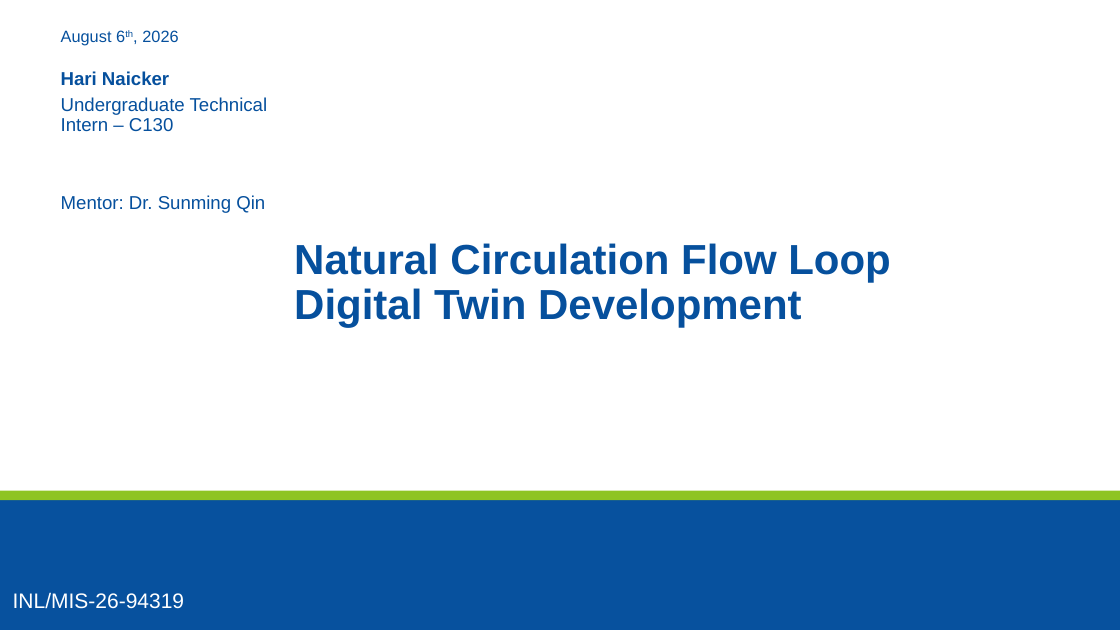
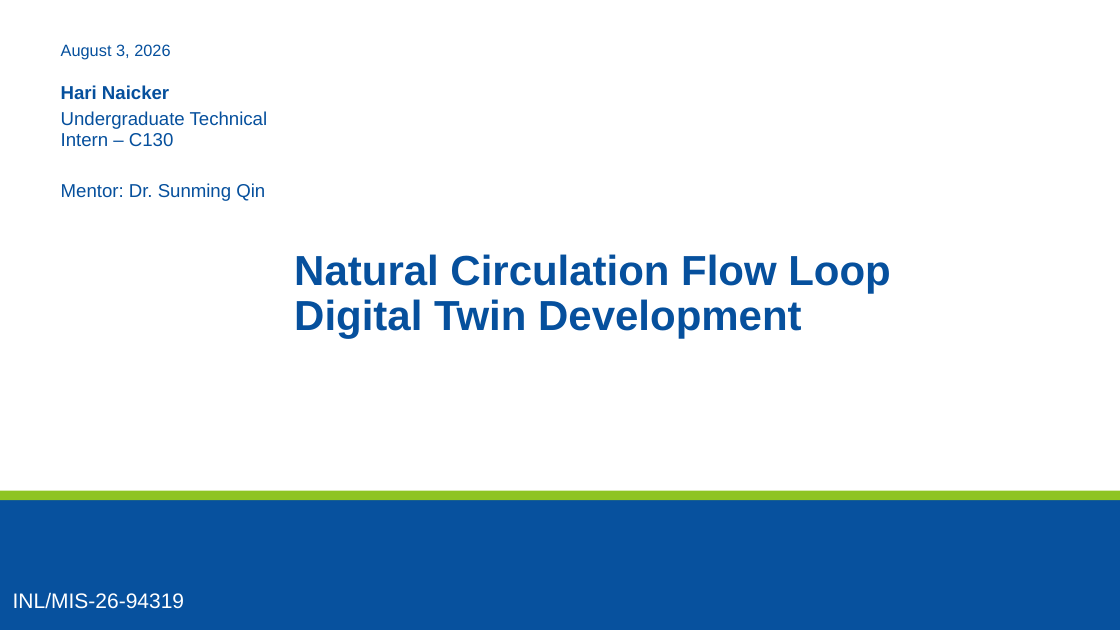
Before and after one commit to hvnaick/INL_DT_Intern, a slide deck: slide 1 of Important Documents/FinalPresentation.pptx. Drawn at 1120x630 pixels with LibreOffice and Linux fonts; fonts in the diff are those of the drawing; background and template pictures are left out. Boxes give left, top, right and bottom in pixels: in the first picture for what was removed or moved away, otherwise in the second. Text is boxed around its words. In the diff, an @@ line names an element or a change of style, - is before the commit and + after.

```diff
--- a/Important Documents/FinalPresentation.pptx
+++ b/Important Documents/FinalPresentation.pptx
@@ text "August 3, 2026": place and size @@
-text "August 3, 2026" at [61, 30, 268, 213]
+text "August 3, 2026" at [61, 44, 268, 201]
@@ text at [61, 44, 170, 60]: text changed @@
-August 6th, 2026
+August 3, 2026
@@ text "Natural Circulation Flow Loop Digital ...": place and size @@
-text "Natural Circulation Flow Loop Digital ..." at [294, 243, 890, 328]
+text "Natural Circulation Flow Loop Digital ..." at [294, 254, 890, 339]
```
Also in this commit, not shown: 7 other slides changed, 1 slide removed, 19 other files.
